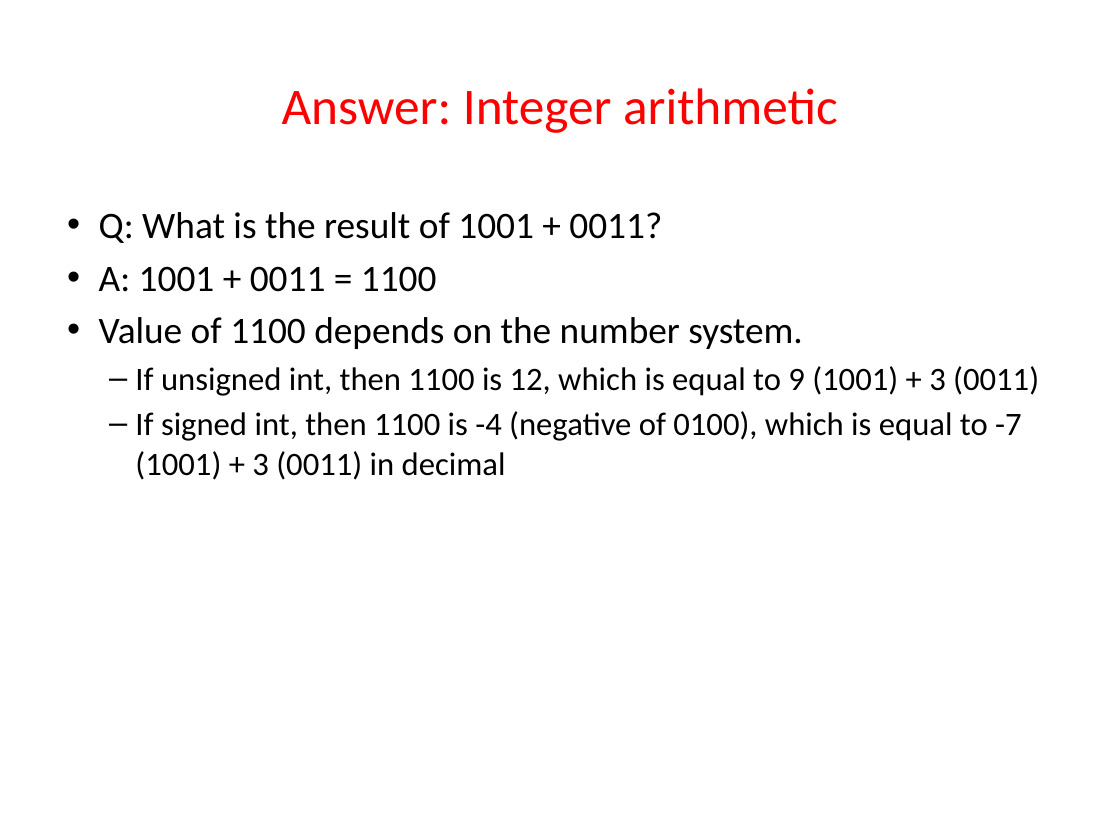
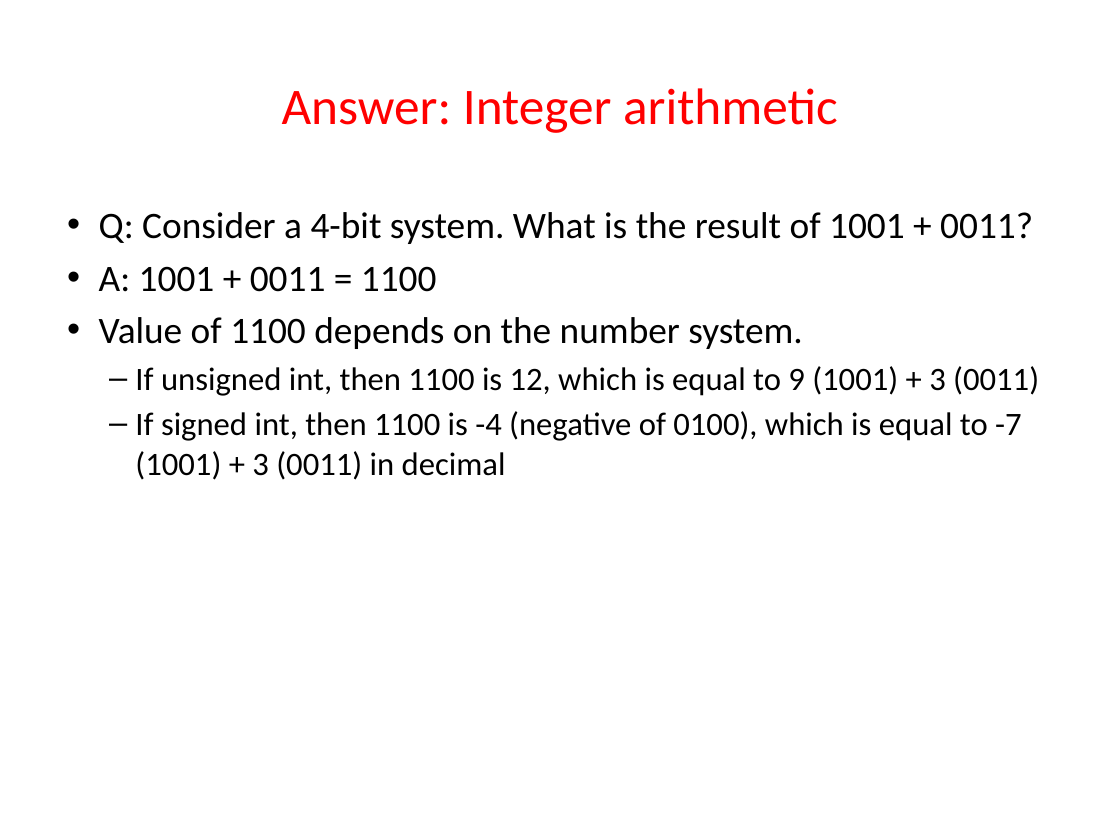
Before and after one commit to guhofstra/CSC111Fa25, a slide deck: slide 19 of PPTs/L1 Data Representation Exercises ANS.pptx. Drawn at 1120x840 pixels with LibreOffice and Linux fonts; fonts in the diff are those of the drawing. Boxes give left, top, right and bottom in pixels: in the first picture for what was removed or moved away, otherwise in the second. Text is boxed around its words. In the diff, an @@ line names an element or a change of style, - is before the commit and + after.

```diff
--- a/PPTs/L1 Data Representation Exercises ANS.pptx
+++ b/PPTs/L1 Data Representation Exercises ANS.pptx
@@ text at (99,212,1033,244): text changed @@
-• Q: What is the result of 1001 + 0011?
+• Q: Consider a 4-bit system. What is the result of 1001 + 0011?
```
Also in this commit, not shown: 7 other slides changed, 11 other files.
